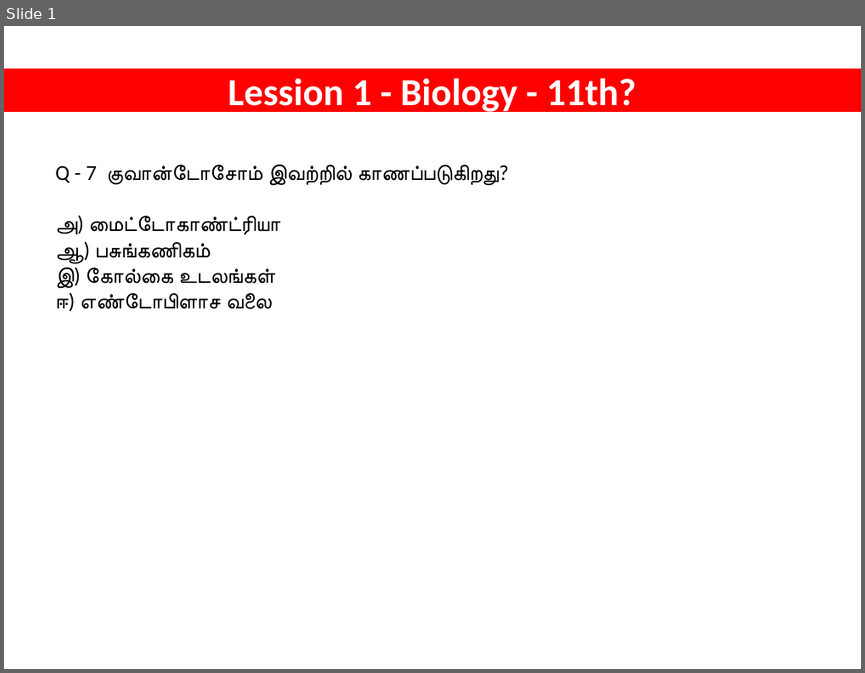
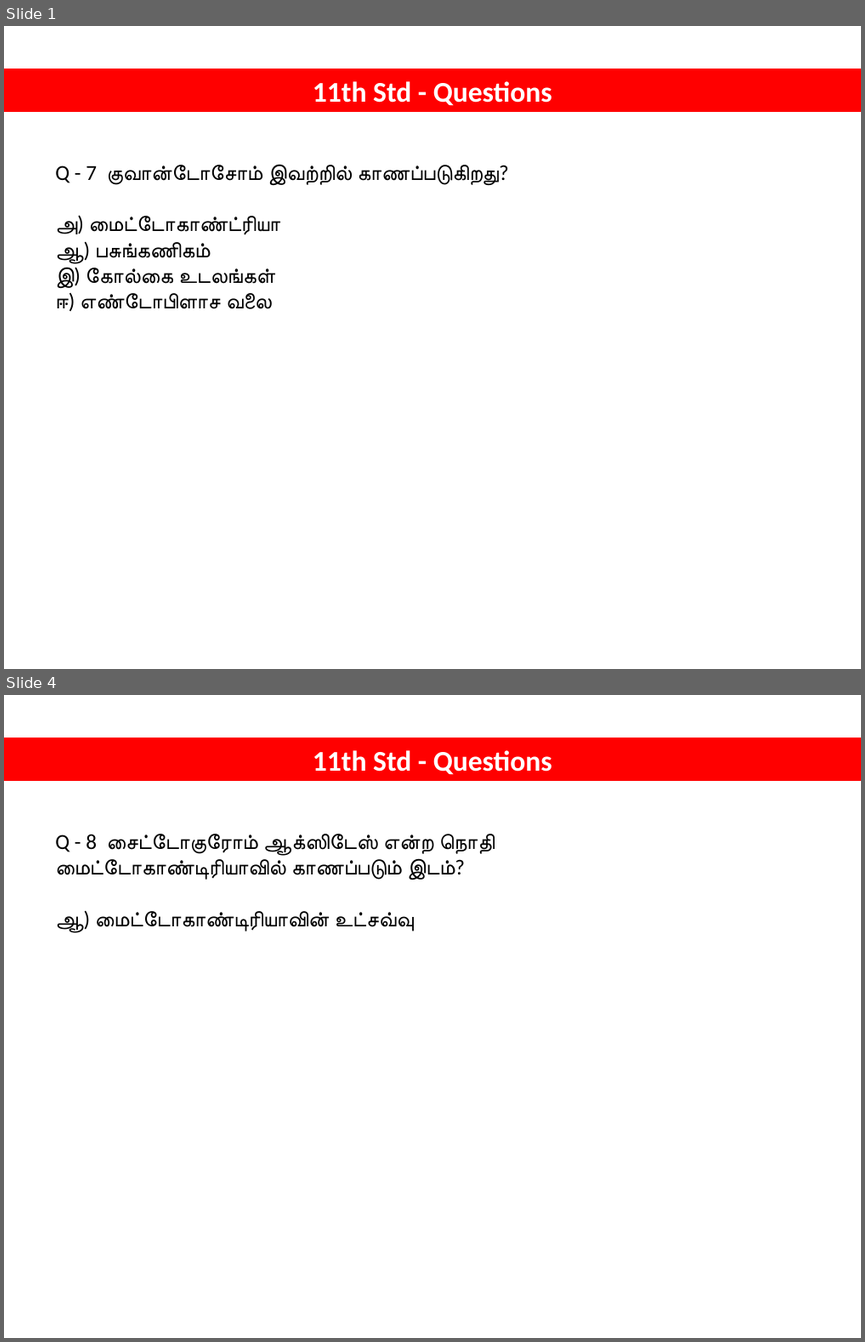
Before and after one commit to tvmani/tvmani.github.io, a slide deck: tamil_biology/NEET_BIOLOGY_001.pptx. Shown one above the other, each under a label of ours: slide 1 before the commit, slides 1 and 4 after it; the slides between them are not shown. The pictures are 865x673 and 865x1342 pixels, drawn with LibreOffice and Linux fonts; fonts in the diff are those of the drawing. Boxes give left, top, right and bottom in pixels: in the first picture for what was removed or moved away, otherwise in the second. Text is boxed around its words. In the diff, an @@ line names an element or a change of style, - is before the commit and + after.

```diff
--- a/tamil_biology/NEET_BIOLOGY_001.pptx
+++ b/tamil_biology/NEET_BIOLOGY_001.pptx
@@ slide 4 added at box(4, 695, 861, 1338), background #FFFFFF @@
@@ rectangle added at box(4, 737, 861, 781), fill #FF0000, outline #FF0000 0.75 pt, 24 pt, text #FFFFFF, bold @@
+11th Std - Questions
@@ text added at box(55, 834, 494, 931), 18 pt, text #000000 @@
+Q - 8 சைட்டோகுரோம் ஆக்ஸிடேஸ் என்ற நொதி மைட்டோகாண்டிரியாவில் காணப்படும் இடம்?
+ஆ) மைட்டோகாண்டிரியாவின் உட்சவ்வு
@@ slide 1 changed as well @@
@@ text in rectangle at box(313, 81, 552, 106): text changed; size 32 to 24 pt @@
-Lession 1 - Biology - 11th?
+11th Std - Questions
```
Also in this commit, not shown: 8 other slides added, 1 other file.
